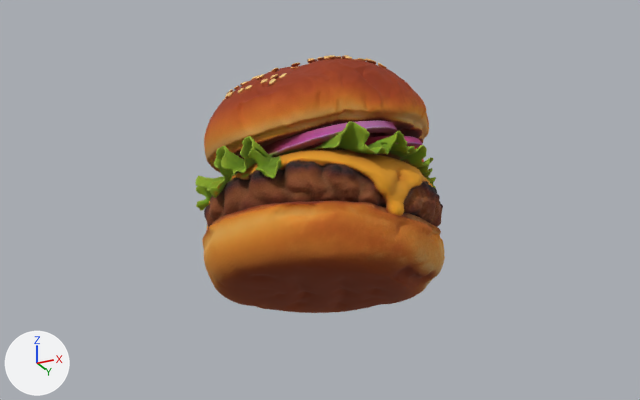
The glTF model growlift/img/burger-3d.glb as it was, and as the next commit left it.
Camera for both pictures: a 50 mm lens placed at (0.169, -0.339, -0.094), pointed at (-0.001, 0.002, 0.059). The axes (+X, +Y, +Z) are drawn at lower left. The lights are the same throughout. The picture after the commit comes second. Mesh edges are drawn as thin lines on the coarser meshes. Where no turn or scale is listed for an object, it has been applied to the vertices.

Objects in the first picture: 'tripo_node_e6b908e3-85bb-41d2-8663-56fac0bdde07'.
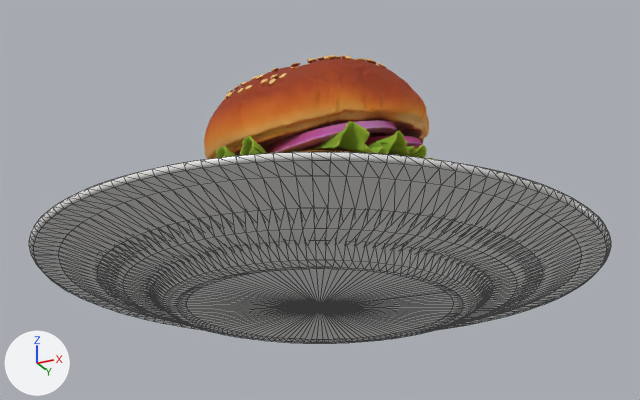
Scene script edits in JSON lines:
```json
{"op": "add", "block": "mat_ceramica", "code": ["mat_ceramica = principled_material('ceramica')", "mat_ceramica.base_color = (0.95, 0.94, 0.92)  # white #f9f8f6", "mat_ceramica.roughness = 0.22"]}
{"op": "add", "block": "me_prato", "code": ["me_prato = bpy.data.meshes.new('prato')", "me_prato.from_pydata(...)  # 1808 vertices, 3584 faces; spans x -0.124..0.124, y -0.124..0.124, z 0.007..0.026", "me_prato.materials.append(mat_ceramica)  # white #f9f8f6"]}
{"op": "add", "block": "ob_prato", "code": ["ob_prato = bpy.data.objects.new('prato', me_prato)", "ob_prato.location = (0.0, 0.0, 0.0)"]}
```

Changed parts and their boxes [x1, y1, x2, y2] in the pictures (640 x 400 px):
```json
{"object": "prato", "change": "added", "after": [29, 152, 611, 343]}
{"object": "tripo_node_e6b908e3-85bb-41d2-8663-56fac0bdde07", "change": "unchanged, covered by the edit", "before": [195, 55, 445, 313], "after": [204, 55, 433, 159]}
```
